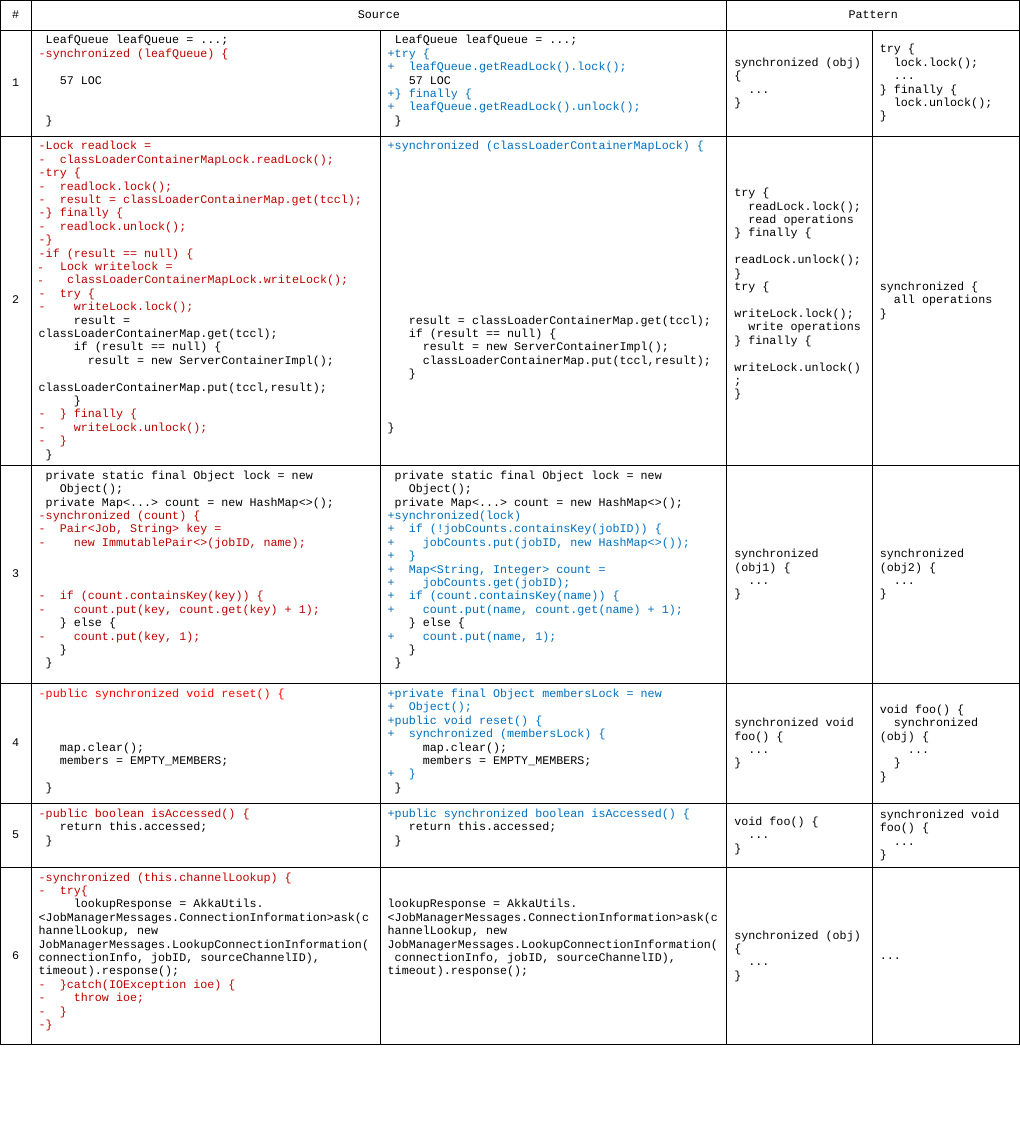
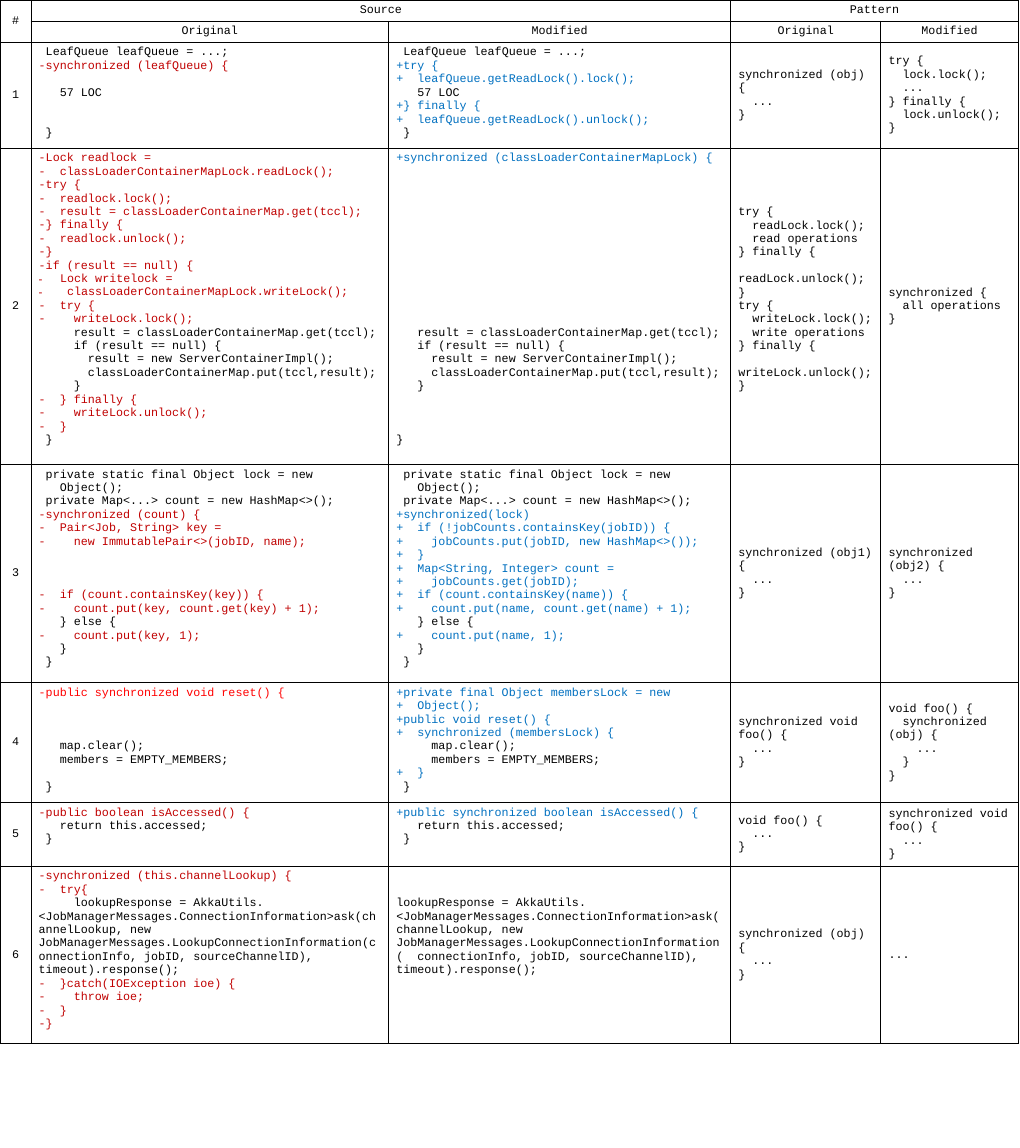
Before and after one commit to qwordy/Research, a slide deck: slide 1 of visio/patterns.pptx. Drawn at 1020x1148 pixels with LibreOffice and Linux fonts; fonts in the diff are those of the drawing. Boxes give left, top, right and bottom in pixels: in the first picture for what was removed or moved away, otherwise in the second. Text is boxed around its words. In the diff, an @@ line names an element or a change of style, - is before the commit and + after.

```diff
--- a/visio/patterns.pptx
+++ b/visio/patterns.pptx
@@ table at bbox=[0, 0, 1018, 1044] @@
+row 2:  | Original | Modified | Original | Modified
```
Also in this commit, not shown: 1 other file.
